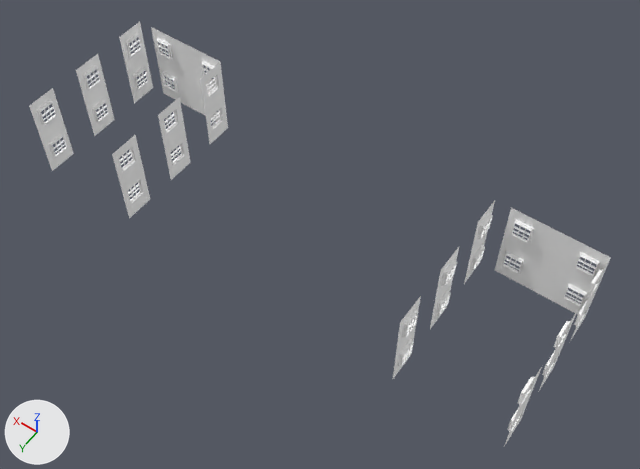
One commit to the OBJ model Games/GuruttoWorld/Assets/Models/GuidanceLab/City1A/Baked/Block-2-7.obj: the scene before it, then after it.
One viewpoint serves both versions: a 50 mm lens placed at (-20.8, 89.1, 44.2), pointed at (-1.6, 62.3, 2.1). Every picture has the same lights, and +X, +Y and +Z are marked at lower left. The older version comes first. Where no turn or scale is listed for an object, it has been applied to the vertices. Vertices at exactly the same position are counted once.

Before the edit, the objects in view are built like this:
```python
me_block_2_7 = bpy.data.meshes.new('Block-2-7')
me_block_2_7.from_pydata(...)  # 10294 vertices, 17328 faces; spans x -17.0..17.0, y 57.0..67.0, z 0.0..6.0
me_block_2_7.materials.append(mat_white)  # white #ffffff
ob_block_2_7 = bpy.data.objects.new('Block-2-7', me_block_2_7)
ob_block_2_7.location = (0.0, 0.0, 0.0)
```
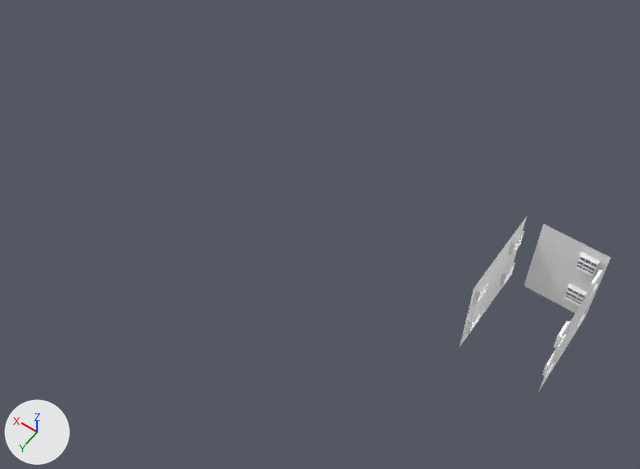
The newer file is also turned or shifted as a whole; pictures and numbers use the older file's frame.

Location of each change, (x1, y1, x2, y2) in pixels of the pictures (640 x 469 px; the box of a moved part takes in the faces that stretch with it):
'Block-2-7', reshaped (74% narrower, 58% shorter): before (29, 22, 611, 446); after (460, 216, 611, 392)
part 1 of me_block_2_7, moved or reshaped: before (473, 247, 485, 270); after (503, 263, 515, 286)
part 2 of me_block_2_7, moved or reshaped: before (439, 292, 451, 316); after (469, 310, 482, 334)
part 3 of me_block_2_7, moved or reshaped: before (480, 215, 493, 239); after (511, 231, 525, 256)
part 4 of me_block_2_7, moved or reshaped: before (445, 261, 457, 286); after (476, 279, 490, 304)
part 5 of me_block_2_7, added: after (460, 216, 527, 346)
part 6 of me_block_2_7, deleted: before (29, 22, 542, 446)
part 7 of me_block_2_7, deleted: before (495, 208, 543, 286)
part 8 of me_block_2_7, built on: before (552, 310, 578, 370); after (552, 283, 595, 370)

Diff of the bpy script that builds the scene:
```diff
--- a/Games/GuruttoWorld/Assets/Models/GuidanceLab/City1A/Baked/Block-2-7.obj.py
+++ b/Games/GuruttoWorld/Assets/Models/GuidanceLab/City1A/Baked/Block-2-7.obj.py
@@ me_block_2_7 @@
 # used by ob_block_2_7; location = (0.0, 0.0, 0.0)
-me_block_2_7.from_pydata(...)  # 10294 vertices, 17328 faces; spans x -17.0..17.0, y 57.0..67.0, z 0.0..6.0
+me_block_2_7.from_pydata(...)  # 3278 vertices, 5548 faces; spans x -17.0..-12.0, y 57.0..63.0, z 0.0..6.0
+# me_block_2_7 part 1: the loose piece of 128 vertices spanning x -10.2, y 57.5..58.5, z 1.1..2.2 is moved by (-2.0, 0.0, 0.0)
+# me_block_2_7 part 2: the loose piece of 128 vertices spanning x -10.2, y 61.5..62.5, z 1.1..2.2 is moved by (-2.0, 0.0, 0.0)
+# me_block_2_7 part 3: the loose piece of 128 vertices spanning x -10.2, y 57.5..58.5, z 4.1..5.2 is moved by (-2.0, 0.0, 0.0)
+# me_block_2_7 part 4: the loose piece of 128 vertices spanning x -10.2, y 61.5..62.5, z 4.1..5.2 is moved by (-2.0, 0.0, 0.0)
+# me_block_2_7 part 5: a new loose piece of 300 vertices spanning x -12.2..-12.0, y 57.0..63.0, z 0.0..6.0, in mat_white (white #ffffff)
+# me_block_2_7 part 6: 54 loose pieces with 7211 vertices, spanning x -17.0..17.0, y 57.0..67.0, z 0.0..6.0, are deleted
+# me_block_2_7 part 7
+# 129 vertices are removed from x -13.0..-11.0, y 57.0..57.2, z 0.0..6.0
+# 228 faces are deleted
+# me_block_2_7 part 8
+# 50 faces are deleted
+# 24 vertices are added at x -17.0, y 59.0..61.0, z 0.0..6.0
+# 106 new faces join them
+# other edits to the shape of me_block_2_7 do not show in these pictures
 me_block_2_7.materials.append(mat_white)
```
